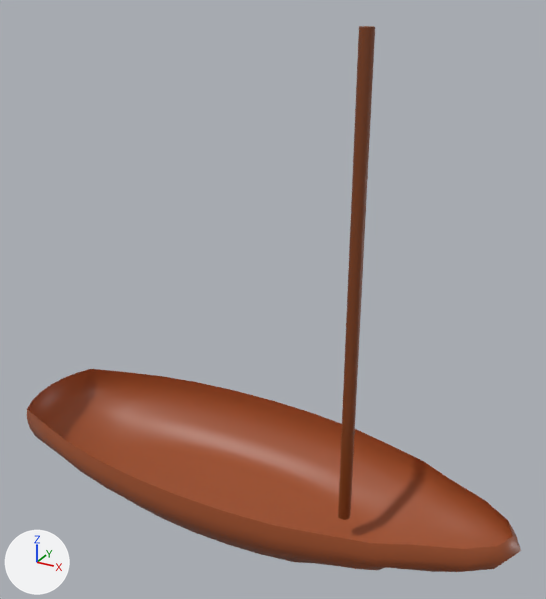
Renders of the COLLADA model Content/smallboat.dae from each side of a commit.
Rendered twice from a 50 mm lens placed at (6.04, -15.0, 14.14), pointed at (-2.32, 0.21, 6.53). The lights are fixed; the arrows at lower left show +X, +Y and +Z. Where no turn or scale is listed for an object, it has been applied to the vertices.
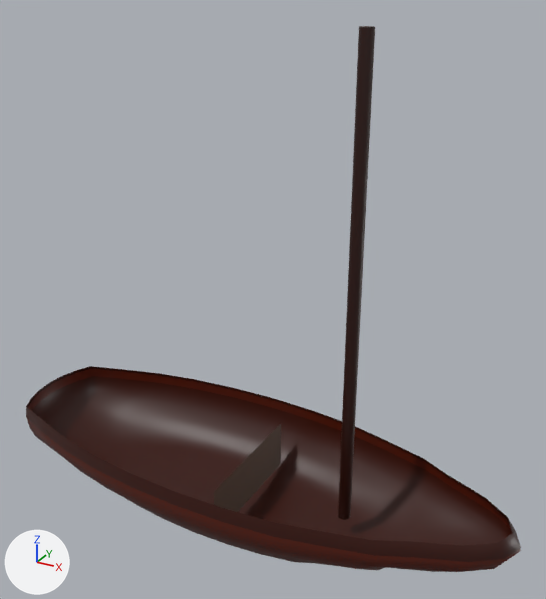
Where the change shows, as pixel boxes (x1, y1, x2, y2) in the pictures (546 x 599 px):
'Sphere', recoloured
    both: (27, 369, 521, 572)
'Sphere_002', added
    after: (26, 366, 521, 562)
'Cylinder', recoloured
    both: (338, 26, 375, 520)
'Plane', added
    after: (214, 424, 281, 512)

Diff of the bpy script that builds the scene:
```diff
--- a/Content/smallboat.dae.py
+++ b/Content/smallboat.dae.py
@@ mat_material @@
 n0 = _N.new('ShaderNodeBsdfPrincipled'); n0.name = 'Principled BSDF'
-n0.inputs[0].default_value = (0.366, 0.0863, 0.0258, 1.0)  # 'Base Color', brown #a3532d
 n0.inputs[2].default_value = 0.44  # 'Roughness'
 n1 = _N.new('ShaderNodeOutputMaterial'); n1.name = 'Material Output'
+n2 = _N.new('ShaderNodeVertexColor'); n2.name = 'Color Attribute'
+n2.layer_name = 'Col'
+n3 = _N.new('ShaderNodeMix'); n3.name = 'Mix'
+n3.data_type = 'RGBA'
+n3.blend_type = 'MULTIPLY'
+n3.inputs[0].default_value = 1.0  # 'Factor'
+n3.inputs[7].default_value = (0.366, 0.0863, 0.0258, 1.0)  # 'B', brown #a3532d
 _L.new(n0.outputs[0], n1.inputs[0])  # 'BSDF' to 'Surface'
+_L.new(n2.outputs[0], n3.inputs[6])  # 'Color' to 'A'
+_L.new(n3.outputs[2], n0.inputs[0])  # 'Result' to 'Base Color'
@@ mat_material_001 @@
 n0 = _N.new('ShaderNodeBsdfPrincipled'); n0.name = 'Principled BSDF'
-n0.inputs[0].default_value = (0.213, 0.0517, 0.0112, 1.0)  # 'Base Color', brown #7f401b
 n0.inputs[2].default_value = 0.44  # 'Roughness'
 n1 = _N.new('ShaderNodeOutputMaterial'); n1.name = 'Material Output'
+n2 = _N.new('ShaderNodeVertexColor'); n2.name = 'Color Attribute'
+n2.layer_name = 'Col'
+n3 = _N.new('ShaderNodeMix'); n3.name = 'Mix'
+n3.data_type = 'RGBA'
+n3.blend_type = 'MULTIPLY'
+n3.inputs[0].default_value = 1.0  # 'Factor'
+n3.inputs[7].default_value = (0.213, 0.0517, 0.0112, 1.0)  # 'B', brown #7f401b
 _L.new(n0.outputs[0], n1.inputs[0])  # 'BSDF' to 'Surface'
+_L.new(n2.outputs[0], n3.inputs[6])  # 'Color' to 'A'
+_L.new(n3.outputs[2], n0.inputs[0])  # 'Result' to 'Base Color'
@@ mat_vertex_colours @@
+mat_vertex_colours = bpy.data.materials.new('Vertex colours')
+mat_vertex_colours.use_nodes = True; mat_vertex_colours.node_tree.nodes.clear()
+_N = mat_vertex_colours.node_tree.nodes; _L = mat_vertex_colours.node_tree.links
+n0 = _N.new('ShaderNodeBsdfPrincipled'); n0.name = 'Principled BSDF'
+n1 = _N.new('ShaderNodeOutputMaterial'); n1.name = 'Material Output'
+n2 = _N.new('ShaderNodeVertexColor'); n2.name = 'Color Attribute'
+n2.layer_name = 'Col'
+_L.new(n0.outputs[0], n1.inputs[0])  # 'BSDF' to 'Surface'
+_L.new(n2.outputs[0], n0.inputs[0])  # 'Color' to 'Base Color'
@@ me_sphere @@
 me_sphere.from_pydata(...)  # 289 vertices, 544 faces; spans x -10.07..4.61, y -2.6..2.62, z -1.59..0.34
+# me_sphere part 1: vertex colours changed
 me_sphere.materials.append(mat_material)
@@ ob_plane @@
+ob_plane = bpy.data.objects.new('Plane', me_plane)  # 4 vertices, 2 faces; spans x 0.0, y -1.82..1.82, z -0.72..0.72
+ob_plane.location = (-2.9, -0.07, 1.12)
@@ ob_sphere_002 @@
+ob_sphere_002 = bpy.data.objects.new('Sphere_002', me_sphere_002)  # 289 vertices, 544 faces; spans x -9.37..5.31, y -1.79..3.43, z -4.42..-2.49
+ob_sphere_002.location = (-0.88, -0.91, 4.61)
```
